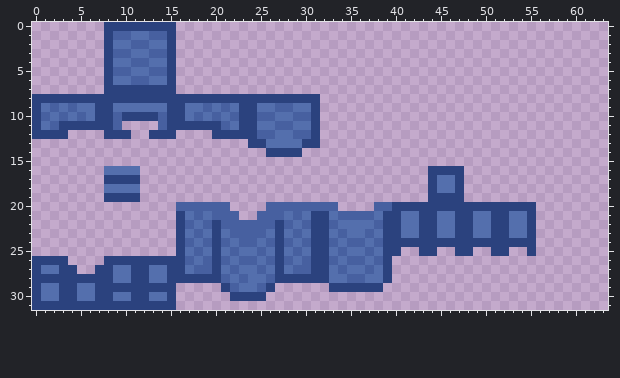
Pixel-art sprite, stored at src/main/resources/assets/dragonmounts/textures/models/armor/water_layer_1.png. Above is the file before it was changed.
The file is 64x32 pixels. Pixels under 10% opacity are left out.
Now the later version:
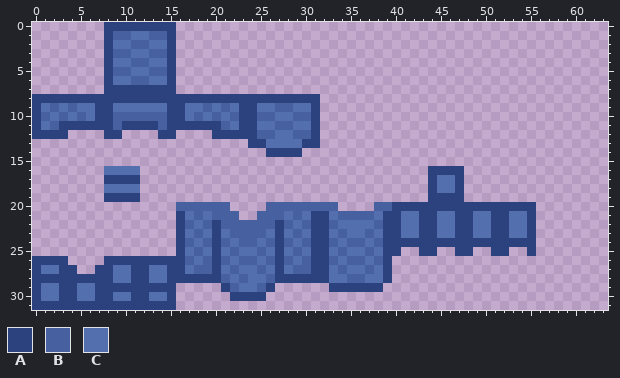
Palette (. is transparent): A #2b427e  B #4760a0  C #546fad
Edits made:
Changed rows in their new state; - is an unchanged pixel.
first column x 10:
10 BBBB
11 AAAA
12 .--.
Boxes around the changes in both pictures, in picture pixels (x1, y1, x2, y2):
changed: (122, 112, 158, 139)
